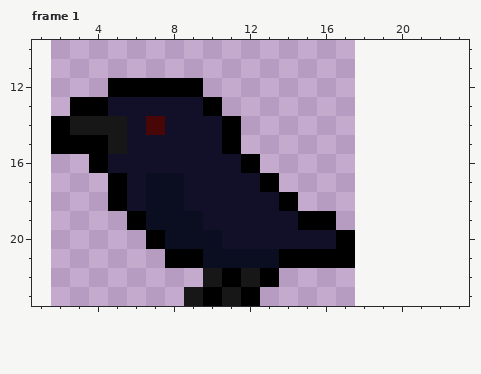
One commit to this pixel-art file: content/crow.aseprite. That is the earlier state.
16x16 pixels, 1 frame. Colours within 5 levels of each other are drawn and written as one. Shown: frame 1: x 1..23, y 10..23. The old version is drawn lined up with the new one, on the new canvas. The commit also changed other frames, which this record leaves out.
After:
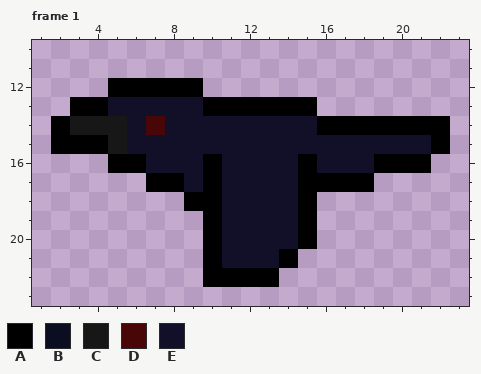
Palette (. is transparent): A #000000  B #0b0d20  C #171717  D #490606  E #121029
The commit says: Bird flying animations
The edit:
{"change": "canvas 16x16 -> 24x24, the old top-left corner now at 2,8"}
{"where": "frame 1"}
{"frame":1,"y":13,"x":11,"old":".....","new":"AAAAA"}
{"frame":1,"y":14,"x":11,"old":"A...........","new":"EEEEEAAAAAAA"}
{"frame":1,"y":15,"x":11,"old":"A...........","new":"EEEEEEEEEEEA"}
{"frame":1,"y":16,"x":4,"old":"AEE","new":".AA"}
{"frame":1,"y":16,"x":10,"old":"E","new":"A"}
{"frame":1,"y":16,"x":12,"old":"A.........","new":"EEEAEEEAAA"}
{"frame":1,"y":17,"x":5,"old":"AEBB","new":"..AA"}
{"frame":1,"y":17,"x":10,"old":"E","new":"A"}
{"frame":1,"y":17,"x":13,"old":"A.....","new":"EEAAAA"}
{"frame":1,"y":18,"x":5,"old":"AEBBEE","new":"....AA"}
{"frame":1,"y":18,"x":14,"old":"A.","new":"EA"}
{"frame":1,"y":19,"x":6,"old":"ABBBE","new":"....A"}
{"frame":1,"y":19,"x":16,"old":"A","new":"."}
{"frame":1,"y":20,"x":7,"old":"ABBB","new":"...A"}
{"frame":1,"y":20,"x":15,"old":"EEA","new":"A.."}
{"frame":1,"y":21,"x":8,"old":"AABBBB","new":"..AEEE"}
{"frame":1,"y":21,"x":15,"old":"AAA","new":"..."}
{"frame":1,"y":22,"x":10,"old":"C","new":"A"}
{"frame":1,"y":22,"x":12,"old":"C","new":"A"}
{"frame":1,"y":23,"x":9,"old":"CACA","new":"...."}
